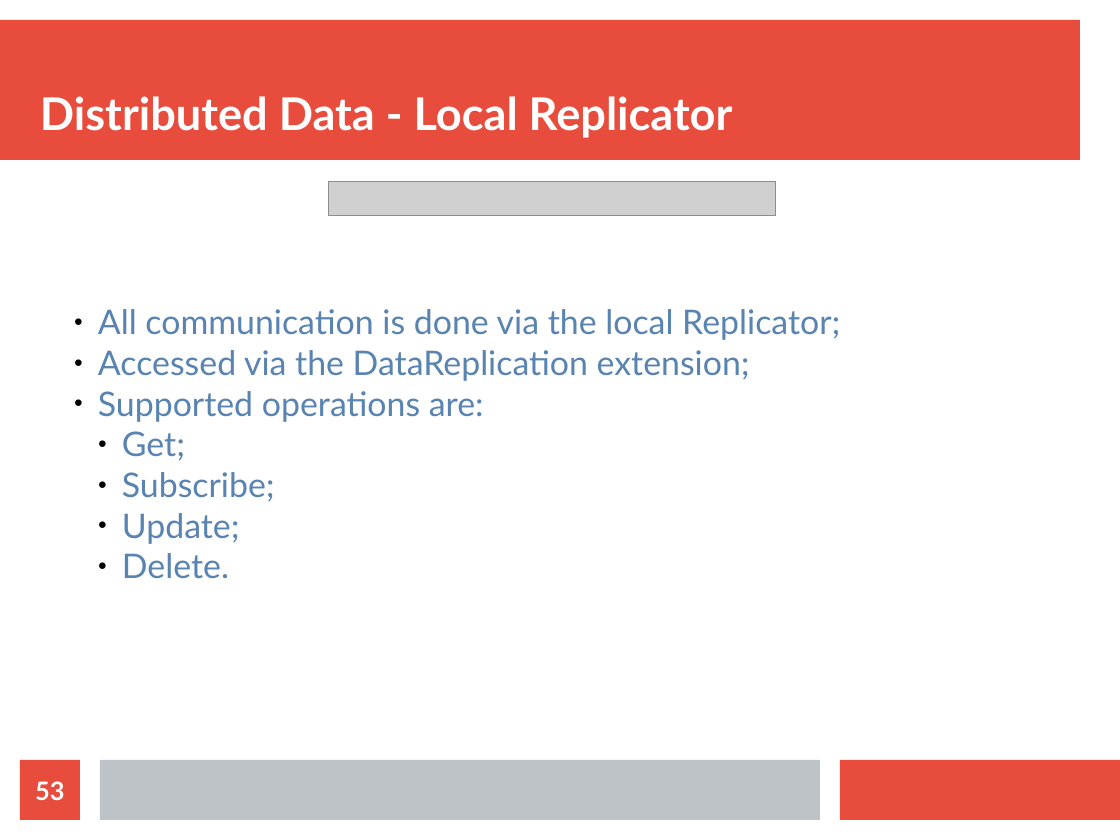
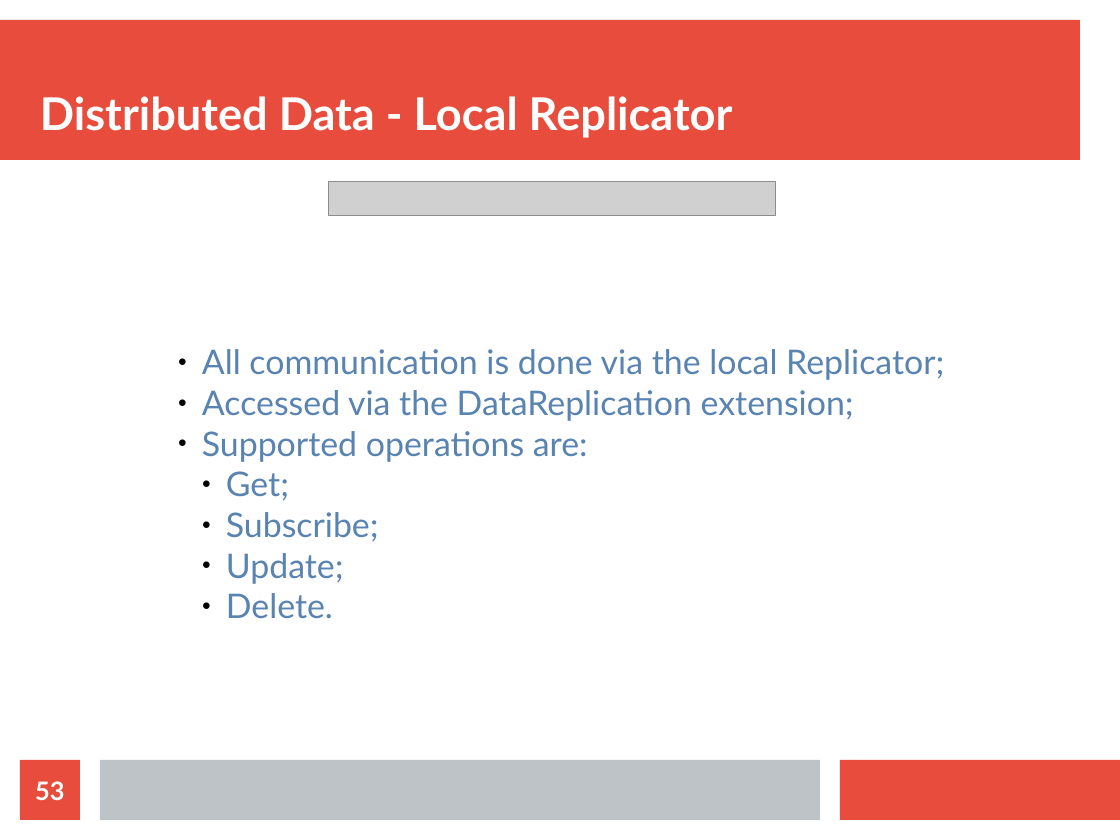
Before and after one commit to bytemania/akka-java-cluster, a slide deck: slide 53 of src/main/resources/res/presentation.odp. Drawn at 1120x840 pixels with LibreOffice and Linux fonts; fonts in the diff are those of the drawing; grey boxes stand for pictures. Boxes give left, top, right and bottom in pixels: in the first picture for what was removed or moved away, otherwise in the second. Text is boxed around its words. In the diff, an @@ line names an element or a change of style, - is before the commit and + after.

```diff
--- a/src/main/resources/res/presentation.odp
+++ b/src/main/resources/res/presentation.odp
@@ text "All communication is done via ..." moved from (x1=98, y1=309, x2=840, y2=579) to (x1=202, y1=349, x2=944, y2=619) @@
```
Also in this commit, not shown: 4 other slides changed, 15 slides added.
